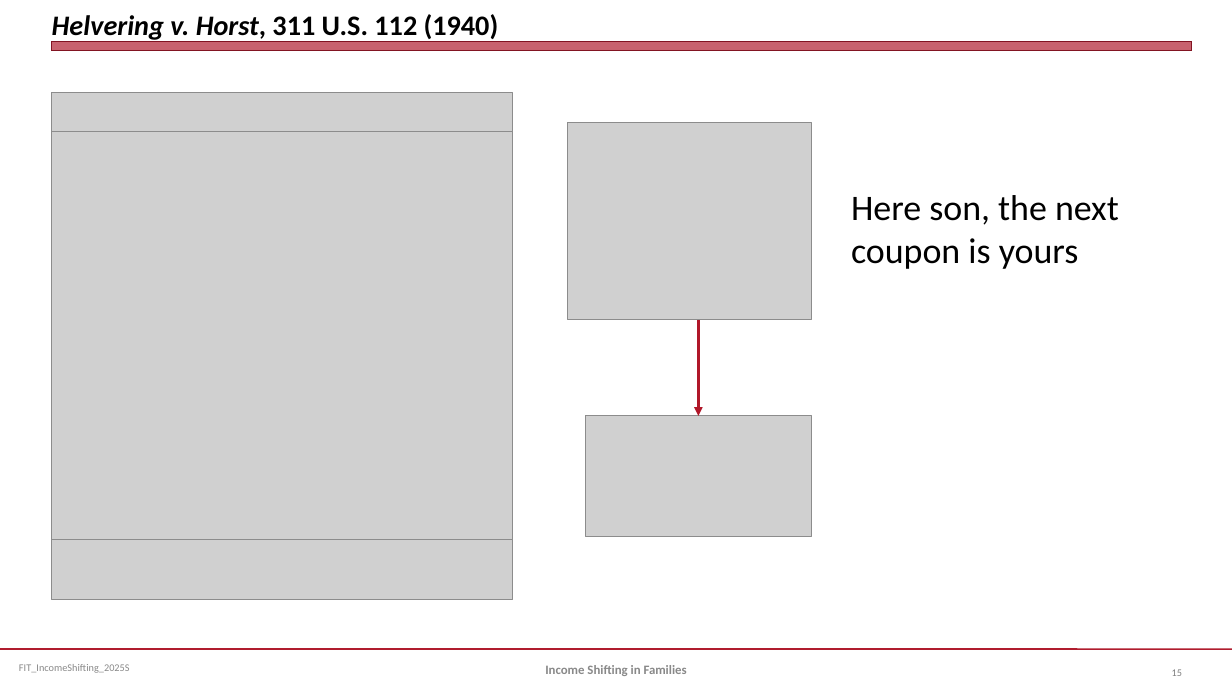
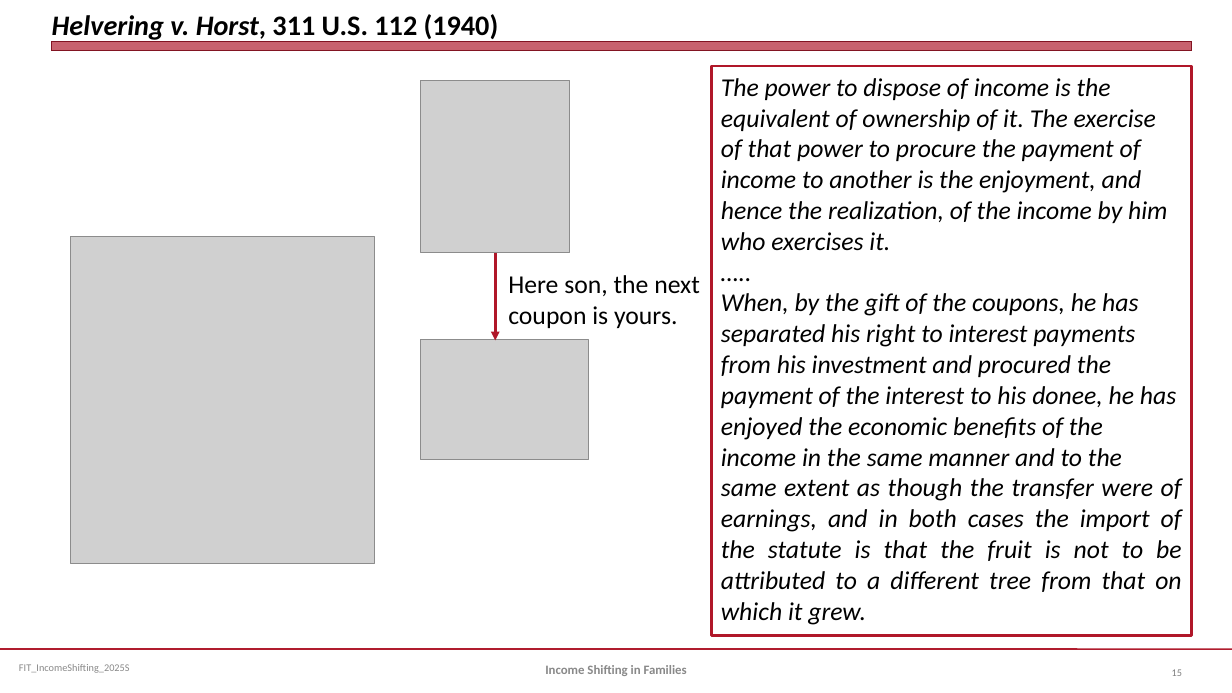
Before and after one commit to jmc877/Fed-Income-Tax, a slide deck: slide 15 of slides/FIT_IncomeShifting_2025S.pptx. Drawn at 1232x693 pixels with LibreOffice and Linux fonts; fonts in the diff are those of the drawing; grey boxes stand for pictures. Boxes give left, top, right and bottom in pixels: in the first picture for what was removed or moved away, otherwise in the second. Text is boxed around its words. In the diff, an @@ line names an element or a change of style, - is before the commit and + after.

```diff
--- a/slides/FIT_IncomeShifting_2025S.pptx
+++ b/slides/FIT_IncomeShifting_2025S.pptx
@@ picture: place and size @@
-picture at (568,122,811,319)
+picture at (421,80,570,253)
@@ rectangle added at (712,67,1191,636), outline #B0182A 2.25 pt, 20 pt, text #000000, italic @@
+The power to dispose of income is the equivalent of ownership of it. The exercise of that power to procure the payment of income to another is the enjoyment, and hence the realization, of the income by him who exercises it.
+…..
+When, by the gift of the coupons, he has separated his right to interest payments from his investment and procured the payment of the interest to his donee, he has enjoyed the economic benefits of the income in the same manner and to the
+same extent as though the transfer were of earnings, and in both cases the import of the statute is that the fruit is not to be attributed to a different tree from that on which it grew.
@@ picture removed at (52,92,513,600) @@
@@ picture: place and size @@
-picture at (52,131,513,539)
+picture at (70,237,374,564)
@@ arrow moved from (699, 320) - (699, 416) to (495, 244) - (495, 340) @@
@@ text at (508,275,700,328): text changed; size 28 to 20 pt @@
-Here son, the next coupon is yours
+Here son, the next coupon is yours.
@@ picture: place and size @@
-picture at (586,416,811,537)
+picture at (421,339,589,460)
```
Also in this commit, not shown: 3 other slides changed, 4 slides added.
